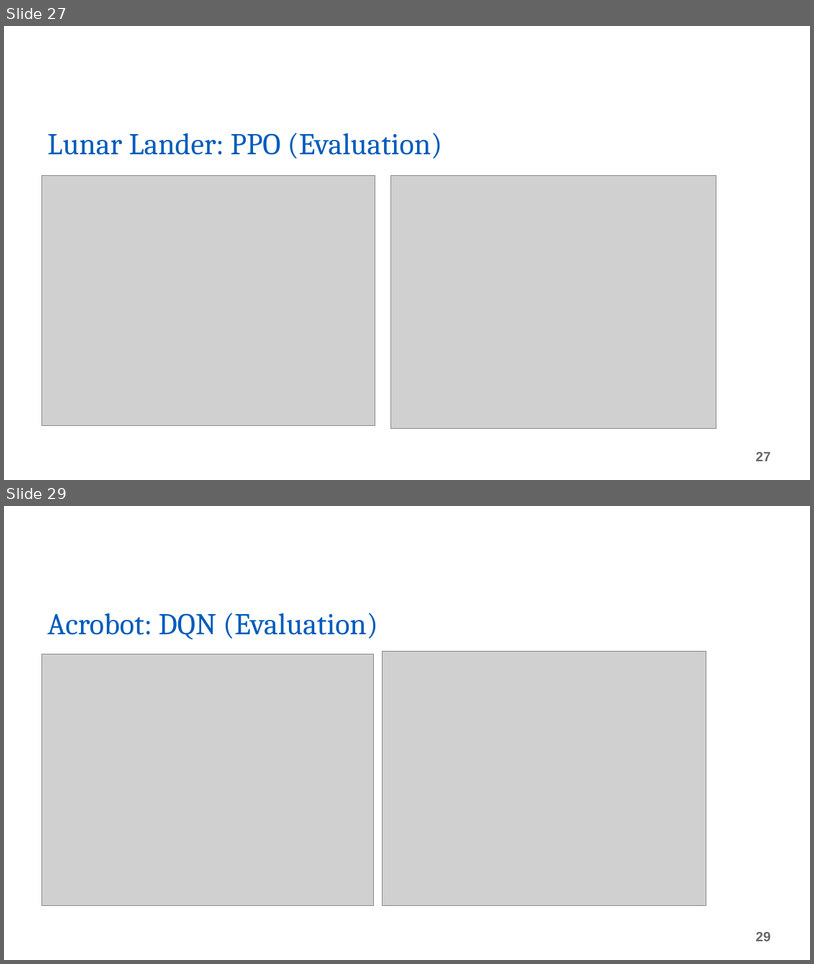
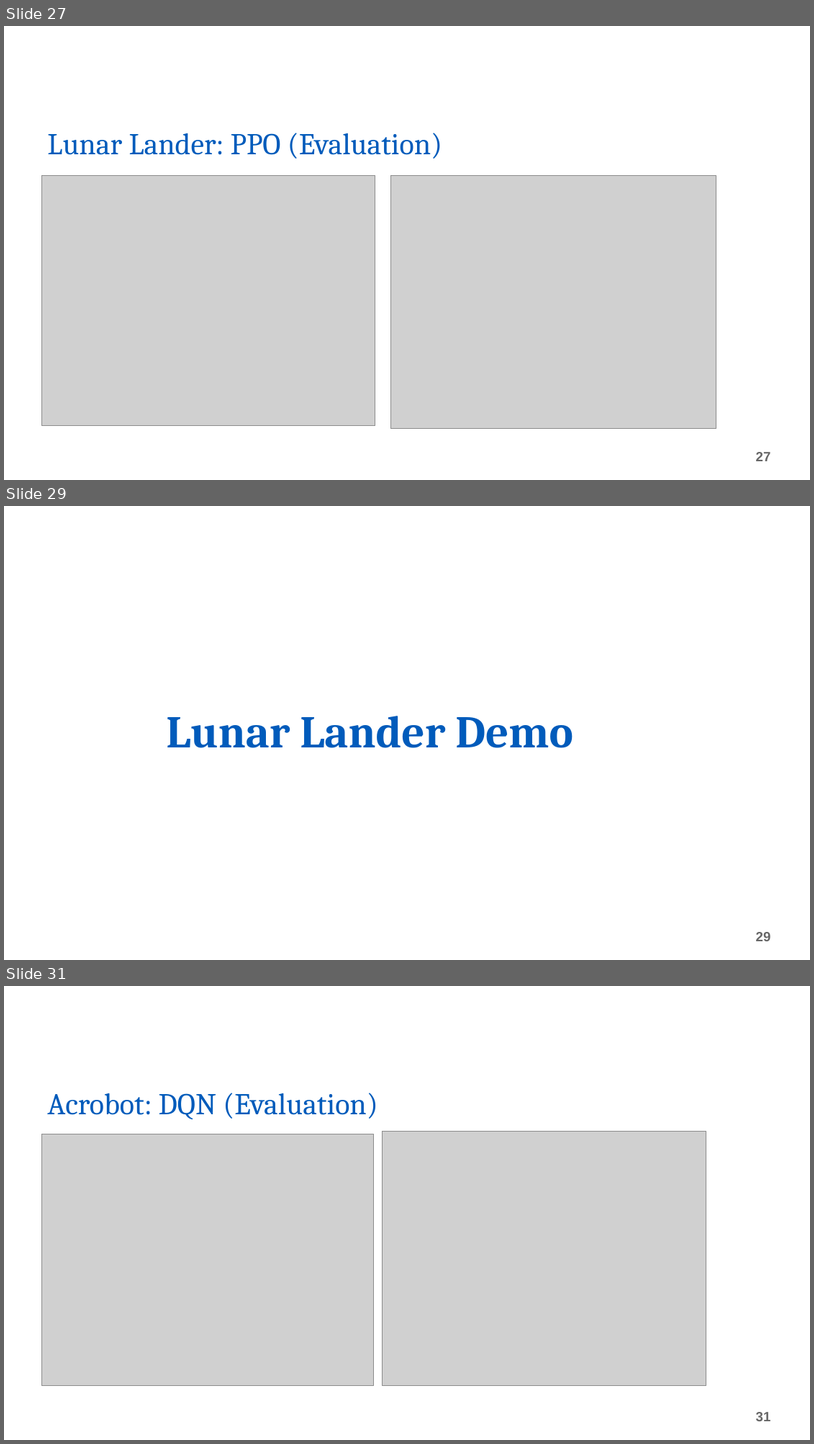
Before and after one commit to vivek-viswam-rv/rl-experiments, a slide deck: Final Project Presentation.pptx. Shown one above the other, each under a label of ours: slides 27 and 29 before the commit, slides 27, 29 and 31 after it; the slides between them are not shown. The pictures are 814x964 and 814x1444 pixels, drawn with LibreOffice and Linux fonts; fonts in the diff are those of the drawing; grey boxes stand for pictures; background and template pictures are left out. Boxes give left, top, right and bottom in pixels: in the first picture for what was removed or moved away, otherwise in the second. Text is boxed around its words. In the diff, an @@ line names an element or a change of style, - is before the commit and + after.

```diff
--- a/Final Project Presentation.pptx
+++ b/Final Project Presentation.pptx
@@ slide 29 added at box(4, 506, 810, 960), background picture (left out) @@
@@ title added at box(166, 716, 574, 748), 54 pt, text #005BBB, bold @@
+Lunar Lander Demo
@@ page number added at box(756, 932, 772, 941), 16 pt, text #666666, bold @@
+29
@@ what was slide 29 is now slide 31 @@
@@ page number at box(756, 1412, 772, 1421): text changed @@
-29
+31
```
Also in this commit, not shown: 4 slides changed, 5 other slides added, 2 slides removed.
